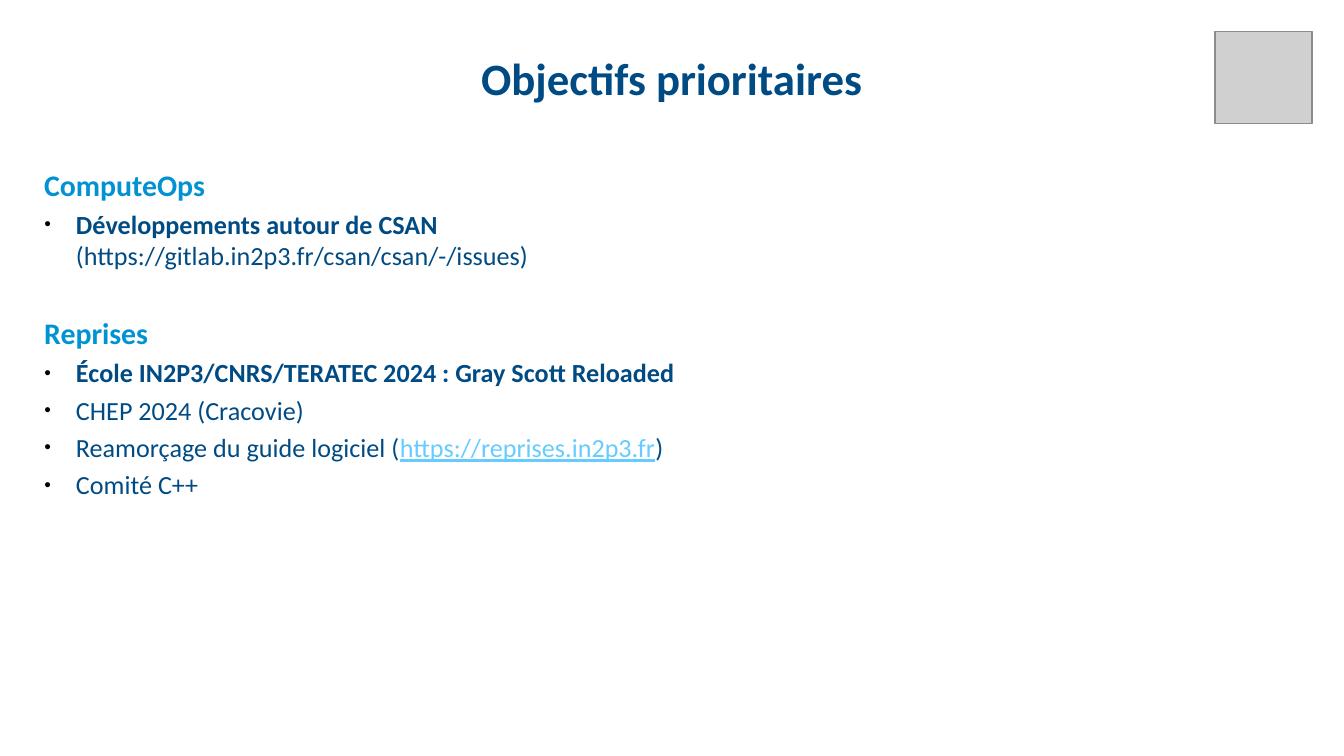
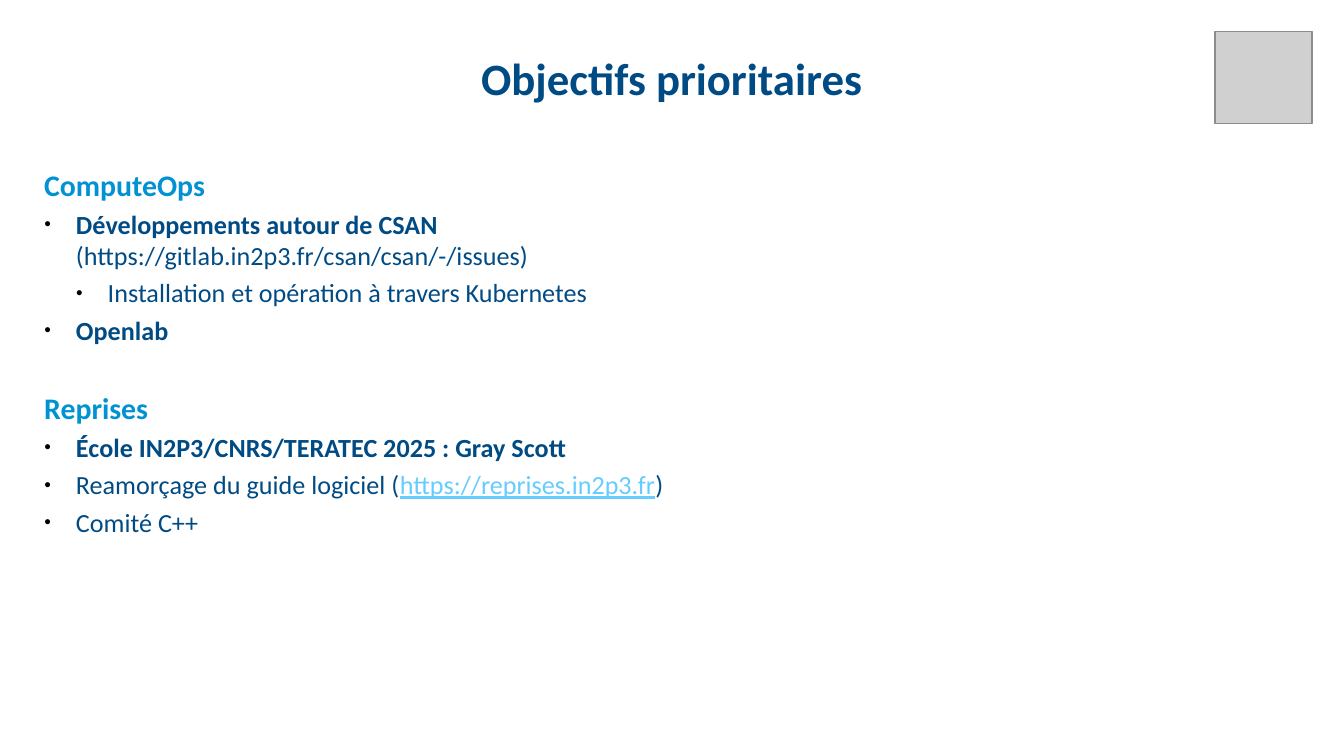
Before and after one commit to fjammes/misc, a slide deck: slide 13 of decalog/decalog-entretien-2024.odp. Drawn at 1344x756 pixels with LibreOffice and Linux fonts; fonts in the diff are those of the drawing; grey boxes stand for pictures. Boxes give left, top, right and bottom in pixels: in the first picture for what was removed or moved away, otherwise in the second. Text is boxed around its words. In the diff, an @@ line names an element or a change of style, - is before the commit and + after.

```diff
--- a/decalog/decalog-entretien-2024.odp
+++ b/decalog/decalog-entretien-2024.odp
@@ text at box(76, 284, 587, 344): paragraphs added @@
+  ● Installation et opération à travers Kubernetes
+● Openlab
@@ text at box(76, 436, 565, 461): text changed @@
-● École IN2P3/CNRS/TERATEC 2024 : Gray Scott Reloaded
-● CHEP 2024 (Cracovie)
+● École IN2P3/CNRS/TERATEC 2025 : Gray Scott
```
Also in this commit, not shown: 2 other slides changed, 1 other file.
